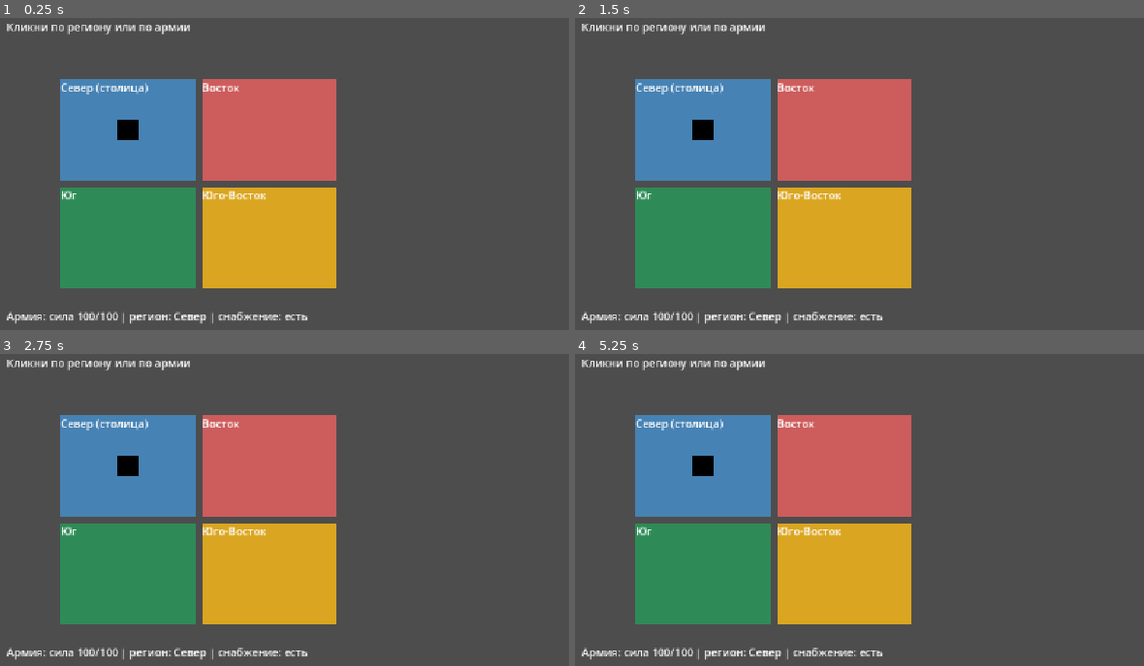
Above: before the commit, frames 1-4 (two rows, left to right).
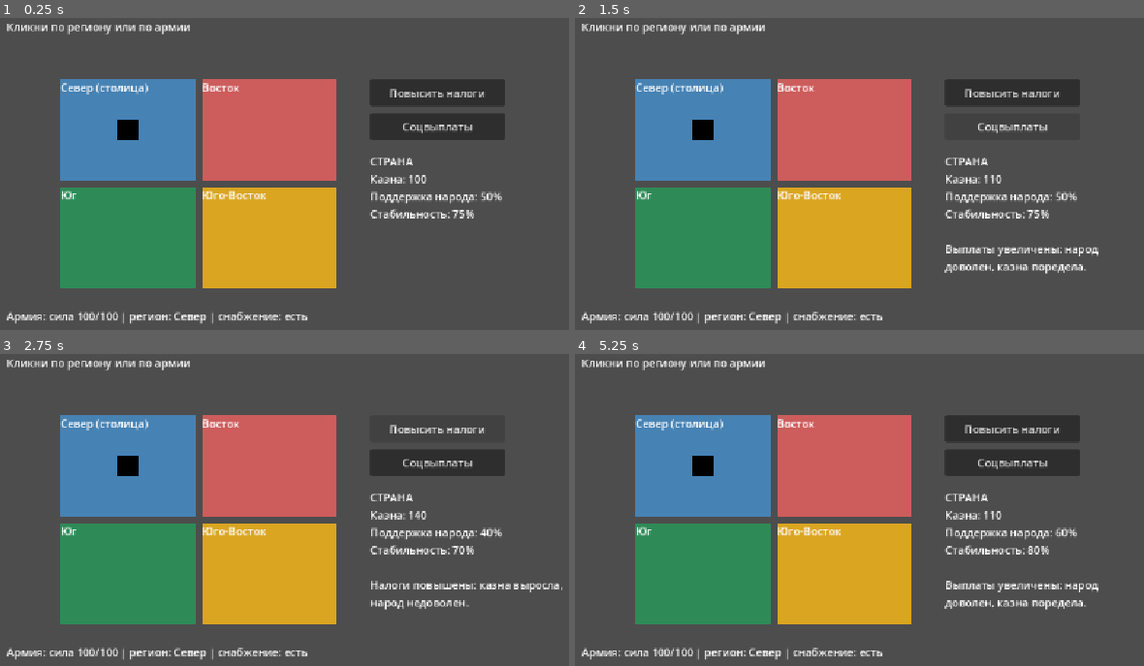
Above: after the commit, the same moments.

Repository: gamerpro3245/LogisticsWar2
Game: Godot game, scene res://main.tscn
Two runs of this game, one before a commit and one after it. Both use one fixed random seed, a clock stepped at 60 frames per second and the inputs below.
Inputs (mouse positions are in pixels of both pictures, inside the frame that each line leads up to):
- Up to frame 1 (0.25 s): no input
- Up to frame 2 (1.5 s): click (1013, 92) at 0.5 s, where only the run after the commit has a clickable "Повысить налоги"; click (1013, 127) at 1.25 s, where only the run after the commit has a clickable "Соцвыплаты"
- Up to frame 3 (2.75 s): click (438, 428) at 2 s, where only the run after the commit has a clickable "Повысить налоги"
- Up to frame 4 (5.25 s): click (1013, 463) at 2.75 s, where only the run after the commit has a clickable "Соцвыплаты"; click (1013, 428) at 3.5 s, where only the run after the commit has a clickable "Повысить налоги"; click (1013, 463) at 4.25 s, where only the run after the commit has a clickable "Соцвыплаты"; tap Enter at 5 s; move the mouse to (1126, 544) at 5.02 s; click (1126, 544) at 5.17 s

The runs differ from the first frame. In frame 1, 4.7% of the frame differs, in the area x 64-89%, y 19-65%; in frame 2, 3.8%; in frame 3, 3.8%; in frame 4, 5.6%, in the area x 64-92%, y 19-82%.

Commit message:
Показатели страны и первые законы

Diff:
--- a/main.gd
+++ b/main.gd
@@ -12,8 +12,10 @@
 	"Юг": ["Север", "Восток", "Юго-Восток"],
 	"Юго-Восток": ["Восток", "Юг"],
 }
+var ui: CanvasLayer
 var info_label: Label
 var status_label: Label
+var stats_label: Label
 
 var army: ColorRect
 var army_region := "Север"
@@ -21,11 +23,16 @@
 var army_strength := MAX_STRENGTH
 var army_alive := true
 
+# Показатели страны
+var treasury := 100
+var support := 50
+var stability := 50
+
 
 func _ready() -> void:
+	ui = CanvasLayer.new()
+	add_child(ui)
 	# Панель с информацией сверху экрана
-	var ui := CanvasLayer.new()
-	add_child(ui)
 	info_label = Label.new()
 	info_label.position = Vector2(20, 10)
 	info_label.text = "Кликни по региону или по армии"
@@ -34,6 +41,14 @@
 	status_label = Label.new()
 	status_label.position = Vector2(20, 440)
 	ui.add_child(status_label)
+	# Панель страны справа: кнопки законов и показатели
+	make_button("Повысить налоги", Vector2(560, 100), raise_taxes)
+	make_button("Соцвыплаты", Vector2(560, 150), social_spending)
+	stats_label = Label.new()
+	stats_label.position = Vector2(560, 210)
+	stats_label.custom_minimum_size = Vector2(300, 0)
+	stats_label.autowrap_mode = TextServer.AUTOWRAP_WORD_SMART
+	ui.add_child(stats_label)
 
 	make_region("Север", Vector2(100, 100), Color.STEEL_BLUE)
 	make_region("Восток", Vector2(310, 100), Color.INDIAN_RED)
@@ -41,6 +56,15 @@
 	make_region("Юго-Восток", Vector2(310, 260), Color.GOLDENROD)
 	make_army()
 	update_status("")
+	update_stats("")
+
+func make_button(text: String, pos: Vector2, callback: Callable) -> void:
+	var b := Button.new()
+	b.text = text
+	b.position = pos
+	b.custom_minimum_size = Vector2(200, 40)
+	b.pressed.connect(callback)
+	ui.add_child(b)
 
 func make_region(region_name: String, pos: Vector2, col: Color) -> void:
 	var r := ColorRect.new()
@@ -80,6 +104,30 @@
 				dist[n] = dist[current] + 1
 				queue.append(n)
 	return dist[region_name]
+
+# ---------- Политика ----------
+
+func raise_taxes() -> void:
+	treasury += 30
+	support = clampi(support - 10, 0, 100)
+	update_stats("Налоги повышены: казна выросла, народ недоволен.")
+
+func social_spending() -> void:
+	if treasury < 20:
+		update_stats("В казне не хватает денег на выплаты.")
+		return
+	treasury -= 20
+	support = clampi(support + 10, 0, 100)
+	update_stats("Выплаты увеличены: народ доволен, казна поредела.")
+
+func update_stats(message: String) -> void:
+	stability = int((support + clampi(treasury, 0, 100)) / 2.0)
+	var text := "СТРАНА\nКазна: %d\nПоддержка народа: %d%%\nСтабильность: %d%%" % [treasury, support, stability]
+	if message != "":
+		text += "\n\n" + message
+	stats_label.text = text
+
+# ---------- Армия ----------
 
 func update_status(extra: String) -> void:
 	var d := supply_distance(army_region)
@@ -133,7 +181,7 @@
 	if army_strength == 0:
 		army_alive = false
 		army.color = Color.DIM_GRAY
-		extra = "Армия разбита. Нажми F5 в Godot (перезапуск), чтобы начать заново."
+		extra = "Армия разбита. Закрой окно и нажми F5, чтобы начать заново."
 	update_status(extra)
 
 func select_region(region_name: String) -> void:
